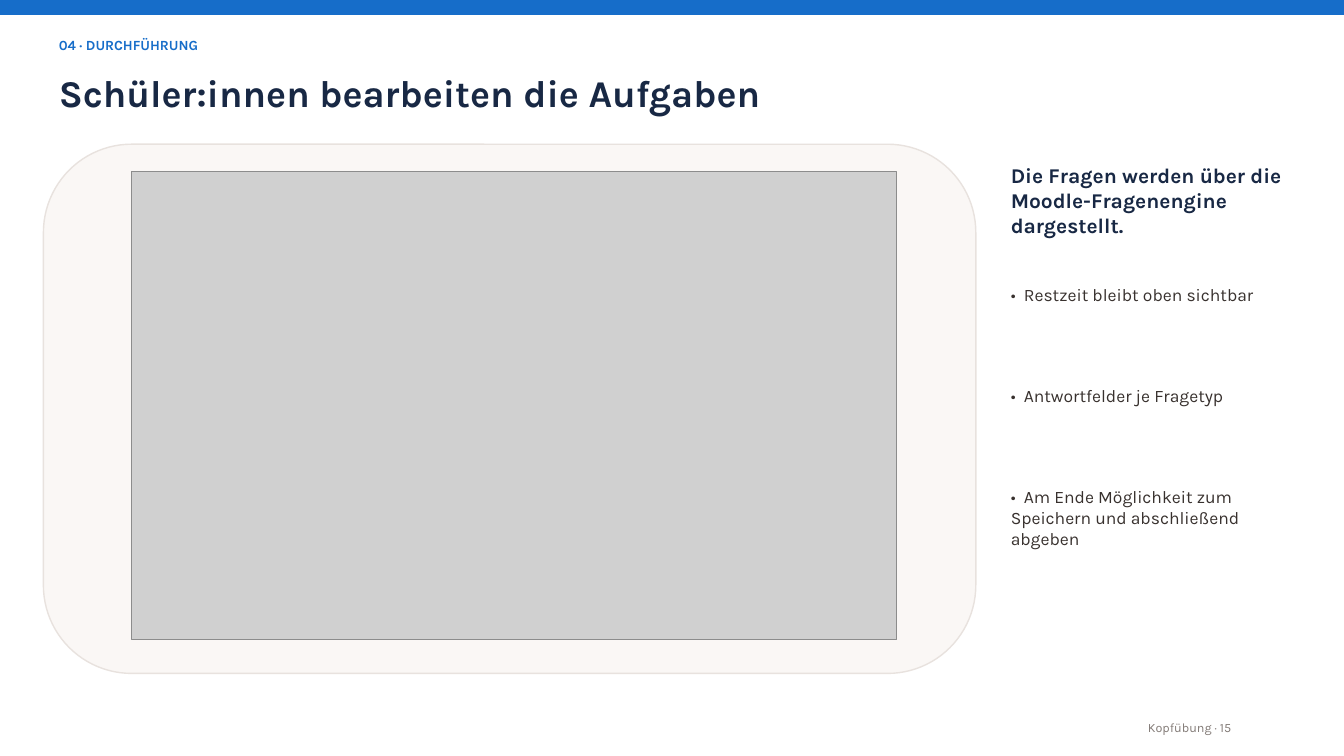
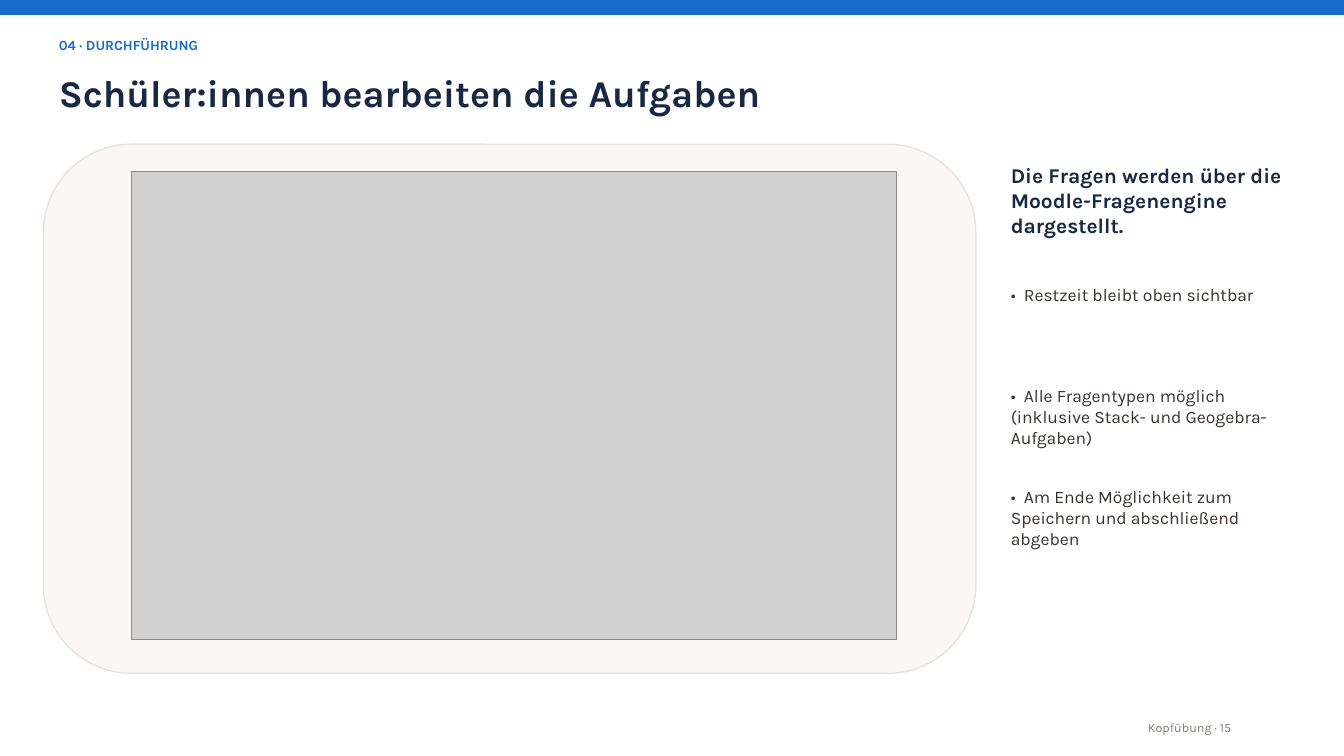
Before and after one commit to kyannic52/moodle-mod_kopfuebung, a slide deck: slide 13 of Kopfuebung_Plugin_Praesentation.pptx. Drawn at 1344x756 pixels with LibreOffice and Linux fonts; fonts in the diff are those of the drawing; grey boxes stand for pictures. Boxes give left, top, right and bottom in pixels: in the first picture for what was removed or moved away, otherwise in the second. Text is boxed around its words. In the diff, an @@ line names an element or a change of style, - is before the commit and + after.

```diff
--- a/Kopfuebung_Plugin_Praesentation.pptx
+++ b/Kopfuebung_Plugin_Praesentation.pptx
@@ text at [1011, 390, 1267, 449]: text changed @@
-• Antwortfelder je Fragetyp
+• Alle Fragentypen möglich (inklusive Stack- und Geogebra-Aufgaben)
```
Also in this commit, not shown: 10 other slides changed, 3 other files.
